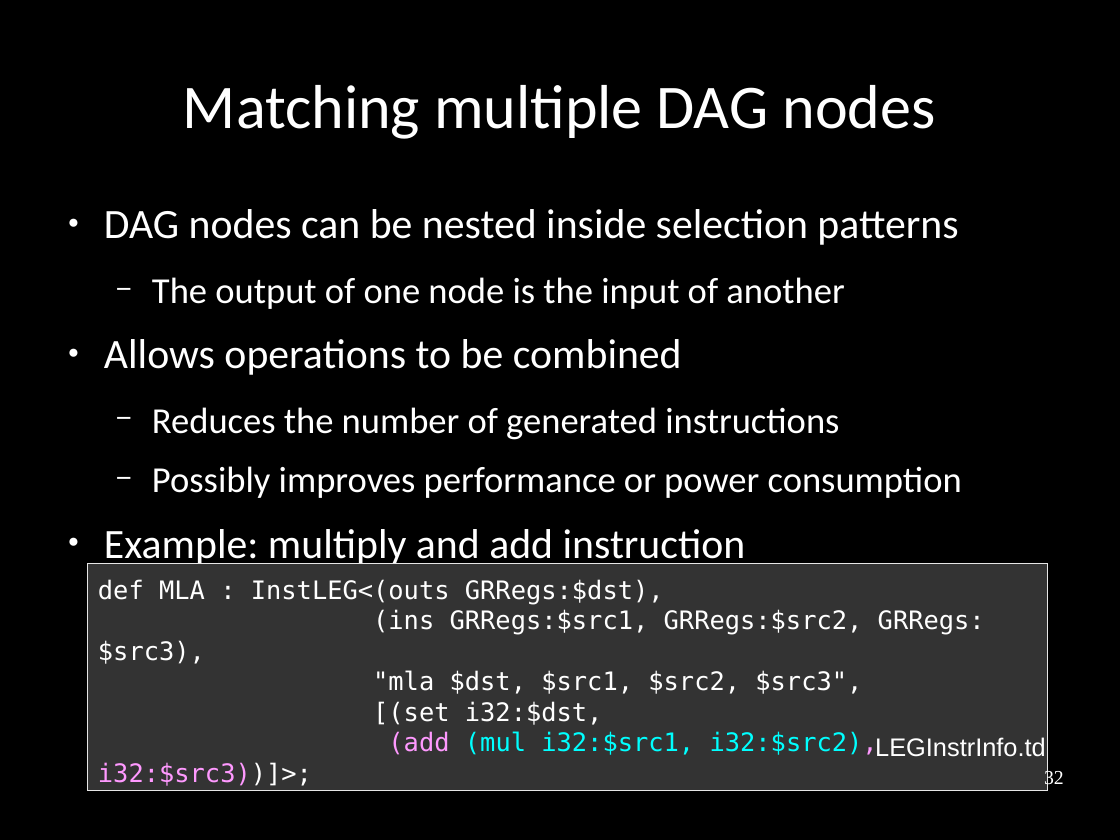
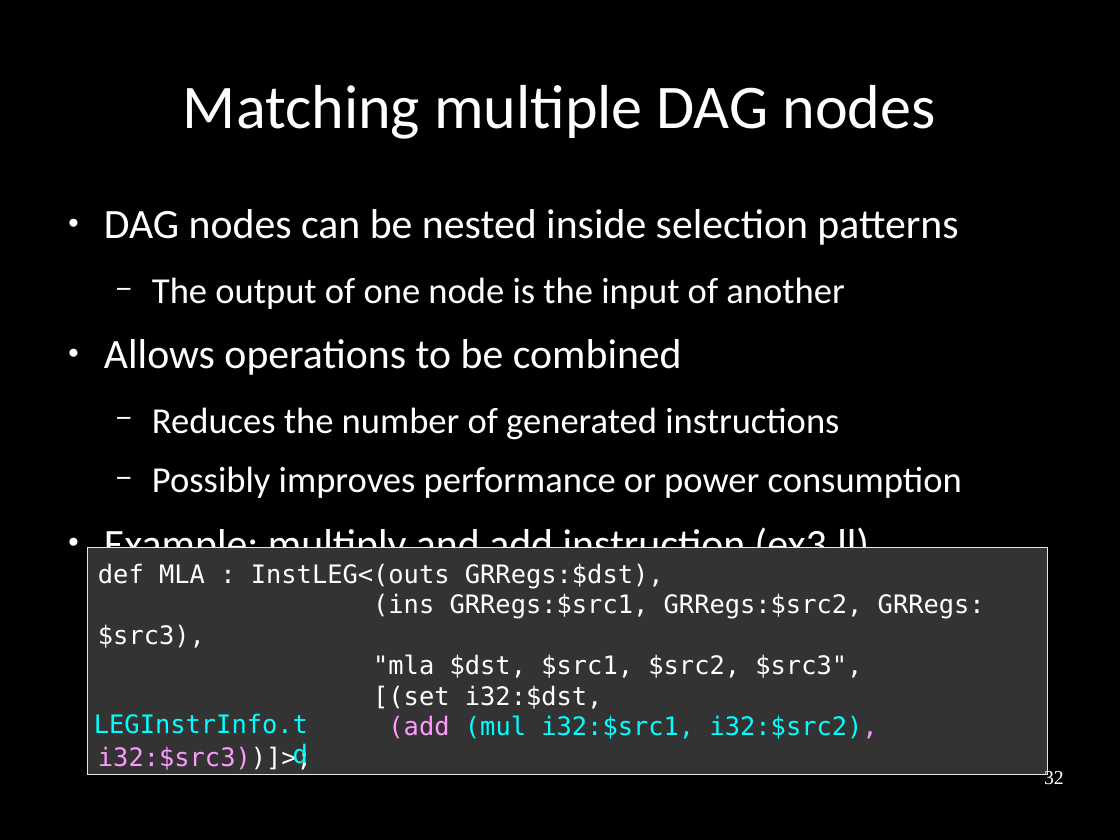
Before and after one commit to frasercrmck/llvm-leg, a slide deck: slide 32 of docs/Codeplay/Slides.odp. Drawn at 1120x840 pixels with LibreOffice and Linux fonts; fonts in the diff are those of the drawing. Boxes give left, top, right and bottom in pixels: in the first picture for what was removed or moved away, otherwise in the second. Text is boxed around its words. In the diff, an @@ line names an element or a change of style, - is before the commit and + after.

Commit message:
Fixing code text box / file name layout.

```diff
--- a/docs/Codeplay/Slides.odp
+++ b/docs/Codeplay/Slides.odp
@@ text at (104, 523, 869, 568): text changed @@
-● Example: multiply and add instruction
+● Example: multiply and add instruction (ex3.ll)
@@ rectangle "def MLA : InstLEG<(outs GRRegs:$dst),": place and size @@
-rectangle "def MLA : InstLEG<(outs GRRegs:$dst)," at (88, 564, 1049, 791)
+rectangle "def MLA : InstLEG<(outs GRRegs:$dst)," at (88, 548, 1049, 774)
@@ text "LEGInstrInfo.td": place and size @@
-text "LEGInstrInfo.td" at (875, 737, 1046, 757)
+text "LEGInstrInfo.td" at (94, 713, 308, 734)
@@ text "LEGInstrInfo.td" at (94, 713, 308, 734): font Arial to DejaVu Sans Mono, text colour #FFFFFF to #00FFFF @@
```
Also in this commit, not shown: 16 other slides changed.
